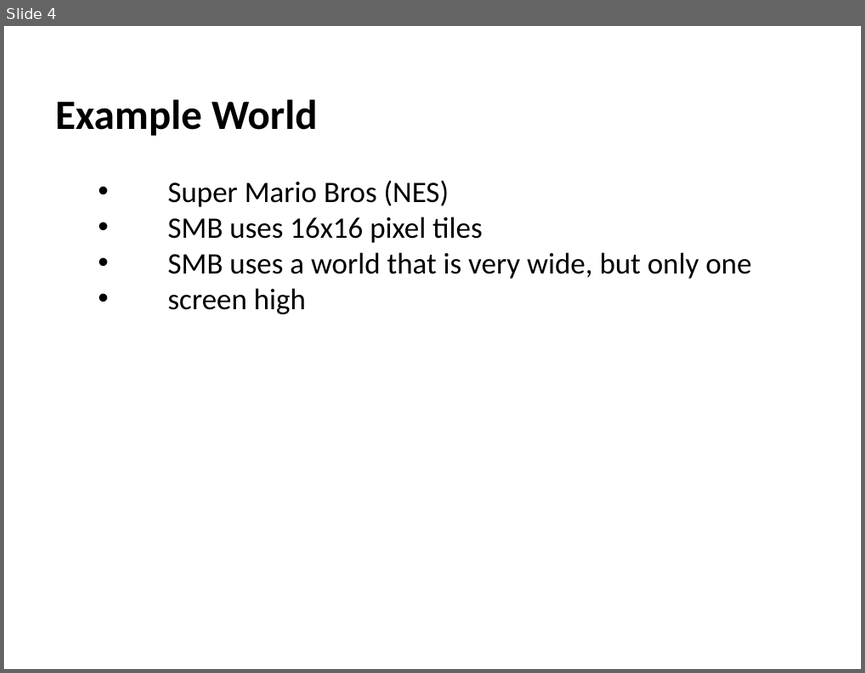
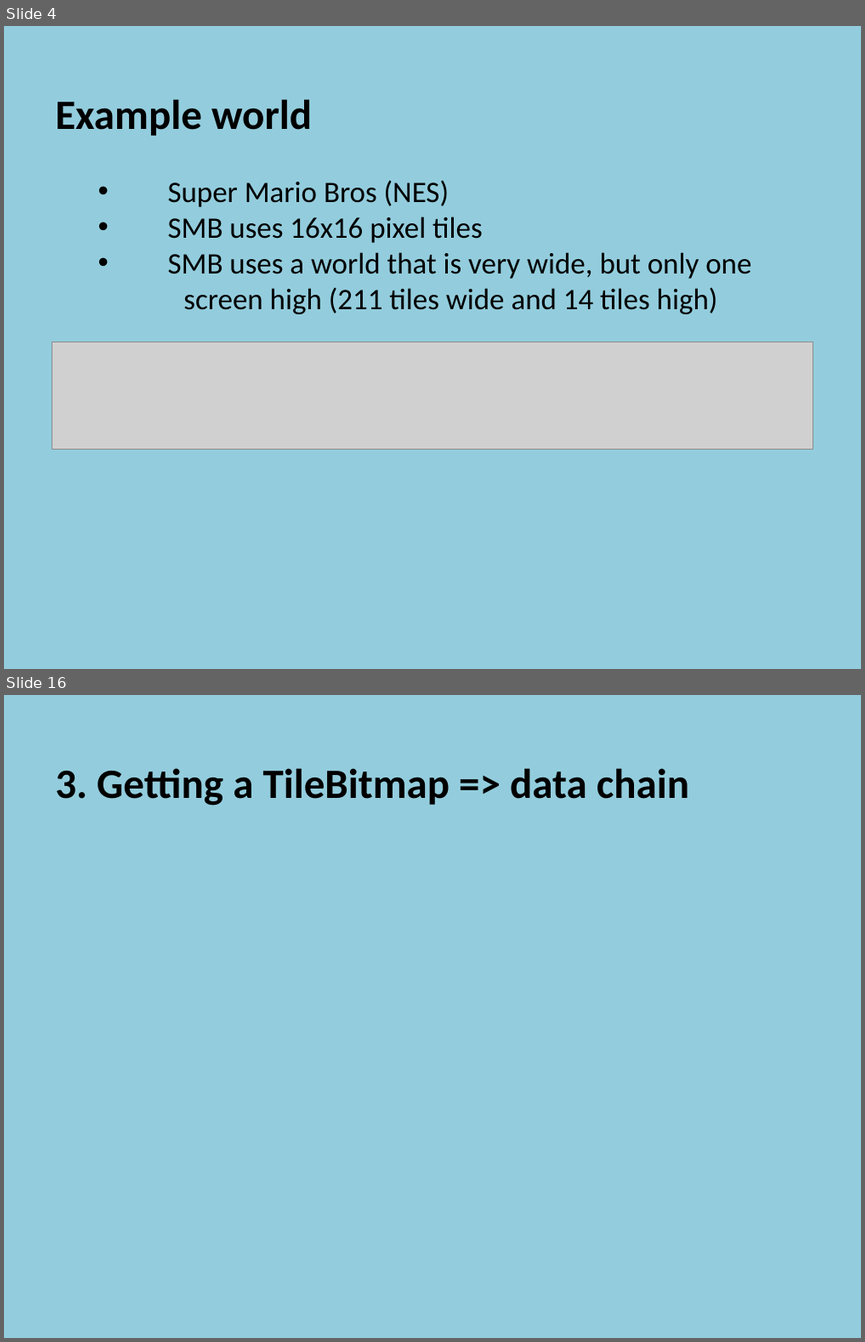
Before and after one commit to szetko/course-materials, a slide deck: Programming 4/07.1 Manual Scrolling Tile Map/07.1 Manual Scrolling Tile Map.pptx. Shown one above the other, each under a label of ours: slide 4 before the commit, slides 4 and 16 after it; the slides between them are not shown. The pictures are 865x673 and 865x1342 pixels, drawn with LibreOffice and Linux fonts; fonts in the diff are those of the drawing; grey boxes stand for pictures. Boxes give left, top, right and bottom in pixels: in the first picture for what was removed or moved away, otherwise in the second. Text is boxed around its words. In the diff, an @@ line names an element or a change of style, - is before the commit and + after.

```diff
--- a/Programming 4/07.1 Manual Scrolling Tile Map/07.1 Manual Scrolling Tile Map.pptx
+++ b/Programming 4/07.1 Manual Scrolling Tile Map/07.1 Manual Scrolling Tile Map.pptx
@@ slide 16 added at (4,695,861,1338), background #93CDDD @@
@@ text added at (55,768,689,805), 35 pt, text #000000, bold @@
+  3. Getting a TileBitmap => data chain
@@ slide 4 changed as well @@
@@ background #FFFFFF to #93CDDD @@
@@ text at (55,99,312,136): text changed @@
-  Example World
+  Example world
@@ text at (183,287,718,314): text changed @@
-    • screen high
+    screen high (211 tiles wide and 14 tiles high)
@@ picture added at (52,341,813,448) @@
```
Also in this commit, not shown: 3 other slides changed, 15 other slides added, 13 other files.
